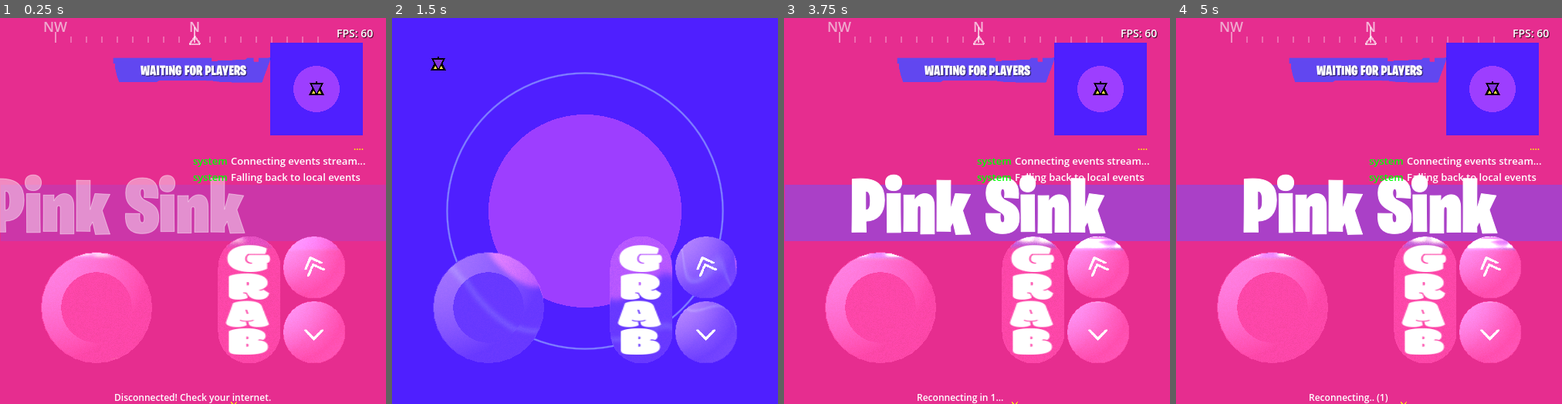
Above: before the commit, frames 1-4 (left to right).
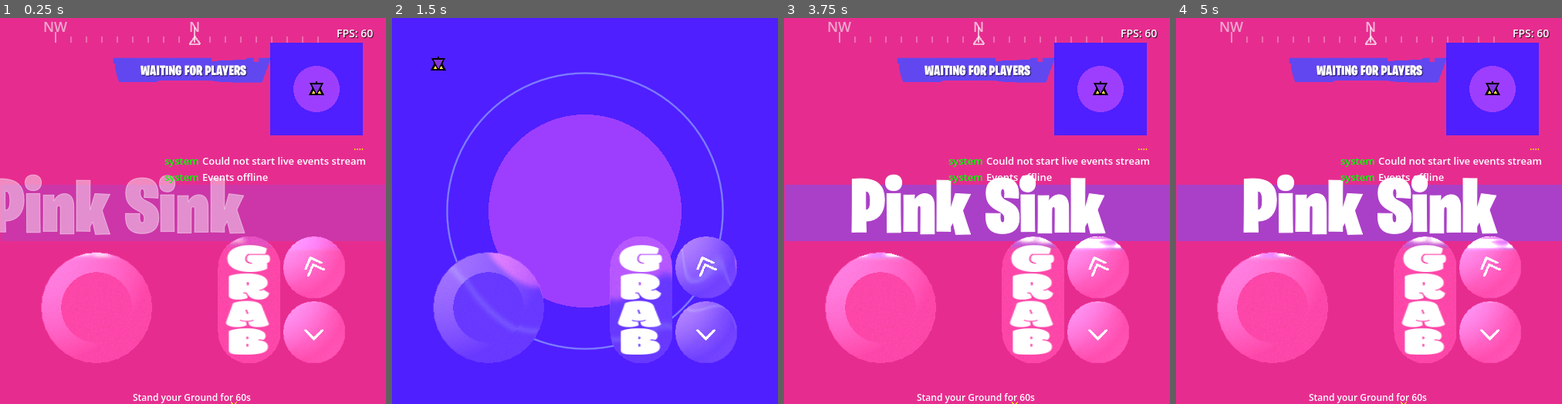
Above: after the commit, the same moments.

Repository: tobiawolaju/WorldOfNads
Game: Godot game, scene res://scenes/gameplay.tscn
Same seed, same stepped clock (60 frames per second), same inputs: the game is played once before the commit and once after it. This scene is started directly instead of the project's main scene.
Inputs (mouse positions are in pixels of both pictures, inside the frame that each line leads up to):
- Up to frame 1 (0.25 s): no input
- Up to frame 2 (1.5 s): tap Enter (pickup) at 0.5 s; drag from (708, 87) to (623, 126) at 0.52 s; click (488, 307) at 1.27 s
- Up to frame 3 (3.75 s): tap Space (jump) at 2, 3.5 s; drag from (1092, 268) to (957, 288) at 2.02 s; tap Enter (pickup) at 2.75 s; move the mouse to (861, 153) at 2.77 s; hold Left (move_left) 2.78-3.5 s; tap F at 2.85 s; drag from (996, 211) to (861, 153) at 3.52 s
- Up to frame 4 (5 s): move the mouse to (1311, 114) at 4.27 s; hold Down (move_back) from 4.28 s (still down); tap T at 4.35 s; tap Space (jump) at 4.52 s

The runs differ from the first frame. In frame 1, 1.6% of the frame differs, in the area x 29-95%, y 36-100%; in frame 2, nothing differs; in frame 3, 1.4%; in frame 4, 1.4%.

Commit message:
rename: FIST power-up -> HOOK
Rename the boxing-glove power-up to HOOK, which matches the glove and the
lunge-punch behaviour, and reads cleanly next to RUSH/TWIN/SMOG/LEAP. The
enum value and its number (4) are unchanged, so the pickup instances in the
scenes need no edits.

Diff:
--- a/godot/scripts/pickups/LocalPickup.gd
+++ b/godot/scripts/pickups/LocalPickup.gd
@@ -26,7 +26,7 @@
 	SPEED_BURST,    # 8s of boosted run speed
 	TWIN,           # spawn a decoy clone that mirrors your movement for 8s
 	SMOKE_GRENADE,  # temporary smoke cloud that blocks vision
-	BOXING_GLOVE,   # lunge punch; one hit drops the target and their chicken
+	HOOK,           # lunge punch; one hit drops the target and their chicken
 	MEGA_LEAP       # one super high jump, consumed on use
 }
 
@@ -34,7 +34,7 @@
 	PowerUpMode.SPEED_BURST: "RUSH",
 	PowerUpMode.TWIN: "TWIN",
 	PowerUpMode.SMOKE_GRENADE: "SMOG",
-	PowerUpMode.BOXING_GLOVE: "FIST",
+	PowerUpMode.HOOK: "HOOK",
 	PowerUpMode.MEGA_LEAP: "LEAP",
 }
 
@@ -44,7 +44,7 @@
 	PowerUpMode.SPEED_BURST: Color(0.25, 0.55, 1.0),   # blue
 	PowerUpMode.TWIN: Color(1.0, 0.85, 0.15),          # yellow
 	PowerUpMode.SMOKE_GRENADE: Color(0.45, 0.8, 0.4),  # smoke green
-	PowerUpMode.BOXING_GLOVE: Color(1.0, 0.2, 0.2),    # red
+	PowerUpMode.HOOK: Color(1.0, 0.2, 0.2),            # red
 	PowerUpMode.MEGA_LEAP: Color(0.65, 0.3, 1.0),      # purple
 }
 
